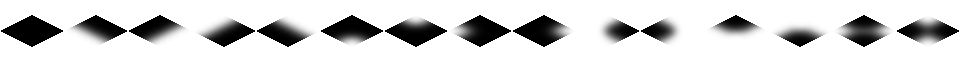
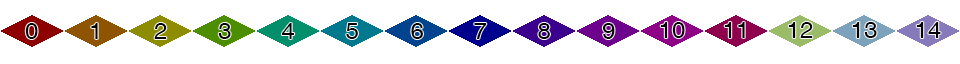
Comparing the layer stacks of the two 960x64 images. Changes:
added layer "7" above "6" over bbox(474, 23, 487, 39)
added layer "14" above "13" over bbox(916, 22, 941, 38)
added layer "13" above "12" over bbox(852, 22, 877, 38)
added layer "12" above "11" over bbox(788, 22, 813, 38)
added layer "11" above "10" over bbox(724, 22, 745, 38)
added layer "10" above "9" over bbox(660, 22, 685, 38)
added layer "4" above "3" over bbox(281, 23, 295, 39)
added group "Debug" with 15 layers above "Tiles" over bbox(1, 15, 959, 47)
added layer "Fogged" (1st of 16, in "Debug") in group "Debug" over bbox(897, 15, 959, 47)
added layer "Fogged" (2nd of 16, in "Debug") in group "Debug" over bbox(833, 15, 895, 47)
added layer "Fogged" (3rd of 16, in "Debug") in group "Debug" over bbox(769, 15, 831, 47)
added layer "Fogged" (4th of 16, in "Debug") in group "Debug" over bbox(705, 15, 767, 47)
added layer "Fogged" (5th of 16, in "Debug") in group "Debug" over bbox(641, 15, 703, 47)
added layer "Fogged" (6th of 16, in "Debug") in group "Debug" over bbox(577, 15, 639, 47)
added layer "Fogged" (7th of 16, in "Debug") in group "Debug" over bbox(513, 15, 575, 47)
added layer "Fogged" (8th of 16, in "Debug") in group "Debug" over bbox(449, 15, 511, 47)
added layer "Fogged" (9th of 16, in "Debug") in group "Debug" over bbox(385, 15, 447, 47)
added layer "Fogged" (10th of 16, in "Debug") in group "Debug" over bbox(321, 15, 383, 47)
added layer "Fogged" (11th of 16, in "Debug") in group "Debug" over bbox(257, 15, 319, 47)
added layer "Fogged" (12th of 16, in "Debug") in group "Debug" over bbox(193, 15, 255, 47)
added layer "Fogged" (13th of 16, in "Debug") in group "Debug" over bbox(129, 15, 191, 47)
added layer "Fogged" (14th of 16, in "Debug") in group "Debug" over bbox(65, 15, 127, 47)
added layer "Fogged" (15th of 16, in "Debug") in group "Debug" over bbox(1, 15, 63, 47)
hid group "Tiles" (26 layers) over bbox(1, 15, 959, 47)
…and 8 more changes (8 added)
